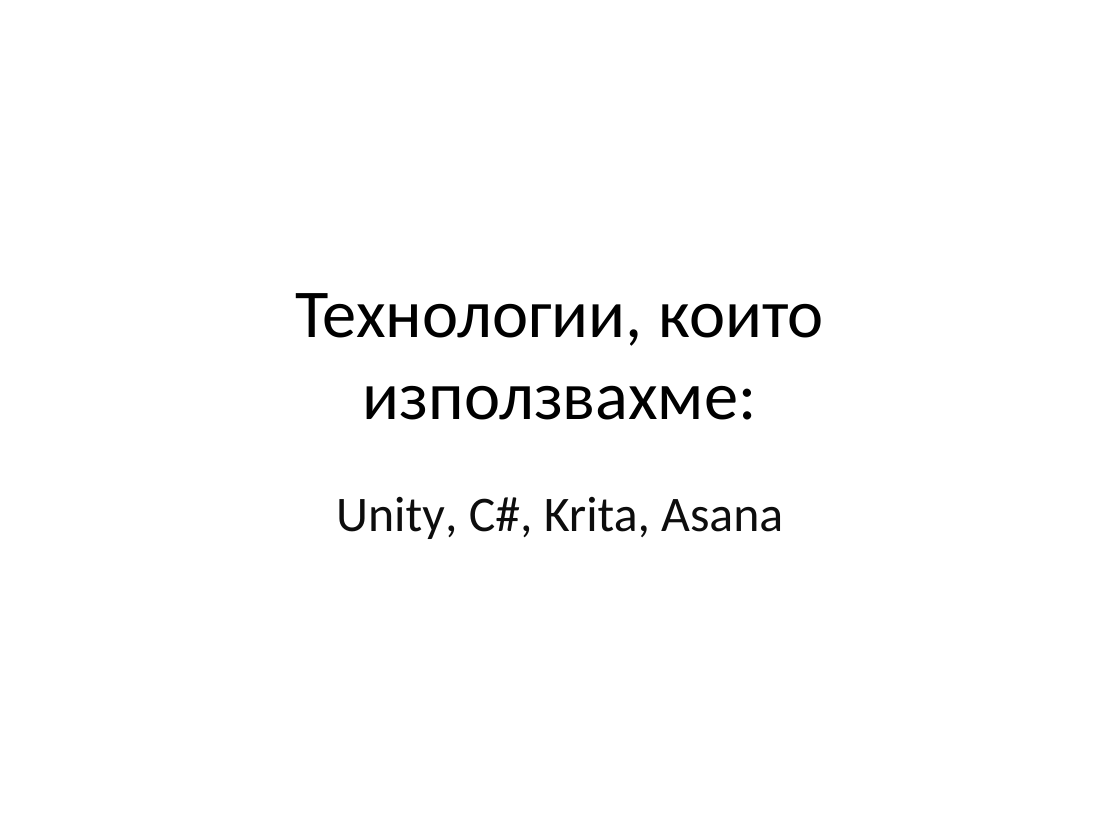
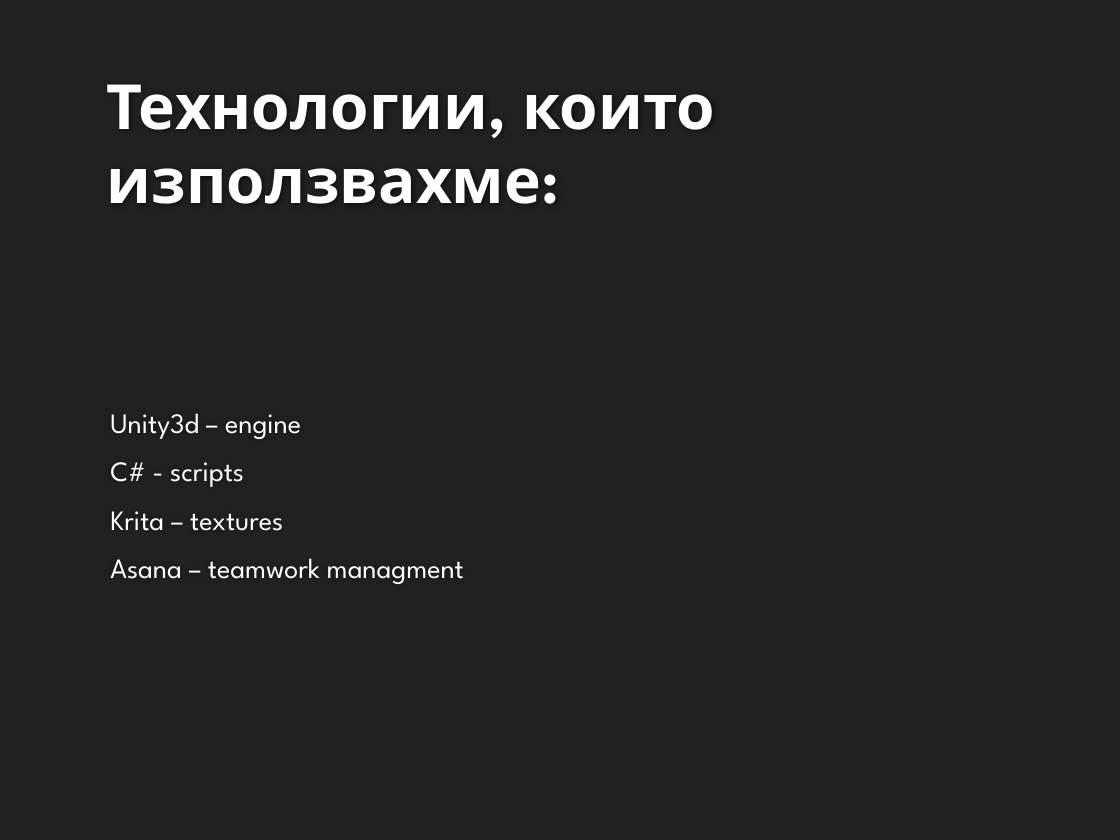
Before and after one commit to BojoPopnikolov/TeamXD, a slide deck: slide 2 of Presentation/Team xD.pptx (slide 4 before the commit). Drawn at 1120x840 pixels with LibreOffice and Linux fonts; fonts in the diff are those of the drawing; background and template pictures are left out. Boxes give left, top, right and bottom in pixels: in the first picture for what was removed or moved away, otherwise in the second. Text is boxed around its words. In the diff, an @@ line names an element or a change of style, - is before the commit and + after.

```diff
--- a/Presentation/Team xD.pptx
+++ b/Presentation/Team xD.pptx
@@ background #FFFFFF to #212121 @@
@@ title "Технологии, които използвахме:": place and size @@
-title "Технологии, които използвахме:" at (295,293,824,420)
+title "Технологии, които използвахме:" at (107,84,716,204)
@@ title "Технологии, които използвахме:" at (107,84,716,204): size 44 to 40 pt, font Calibri to League Spartan, text colour #000000 to #FEFEFE, bold on; alignment centre to left; vertical alignment middle to bottom @@
@@ text added at (110,413,464,584), 18 pt, text #FFFFFF @@
+Unity3d – engine
+C# - scripts
+Krita – textures
+Asana – teamwork managment
@@ subtitle removed at (336,496,783,539) @@
-Unity, C#, Krita, Asana
```
Also in this commit, not shown: 3 slides added, 5 slides removed.
